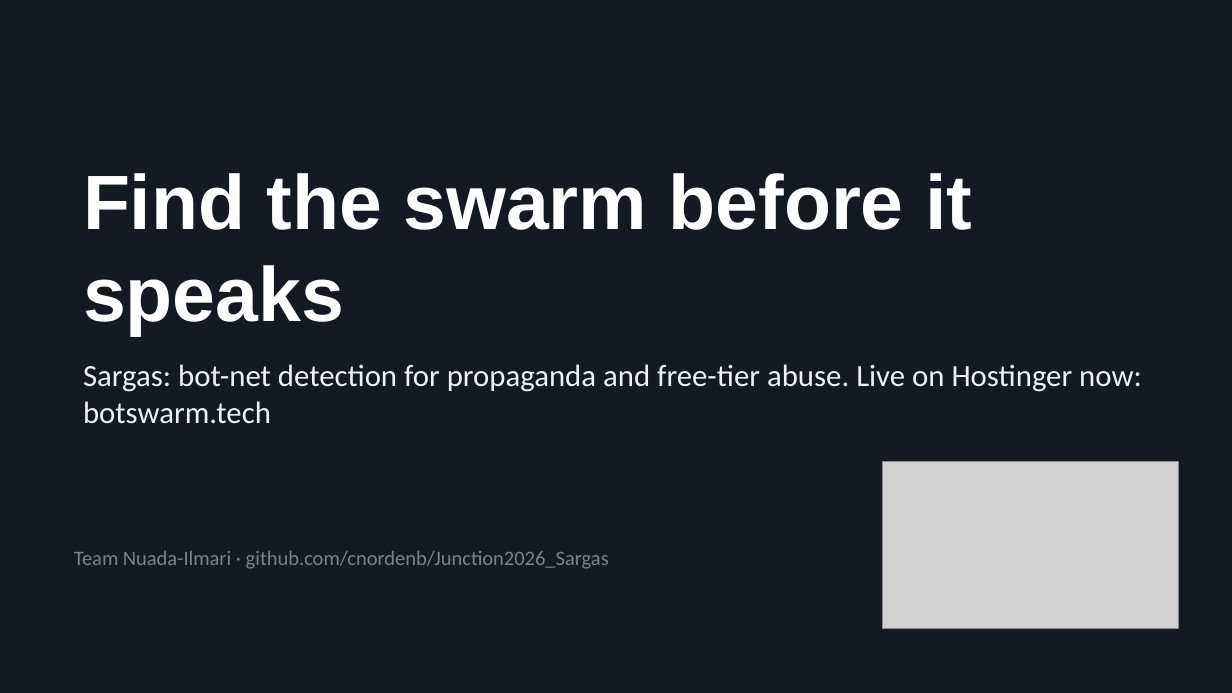
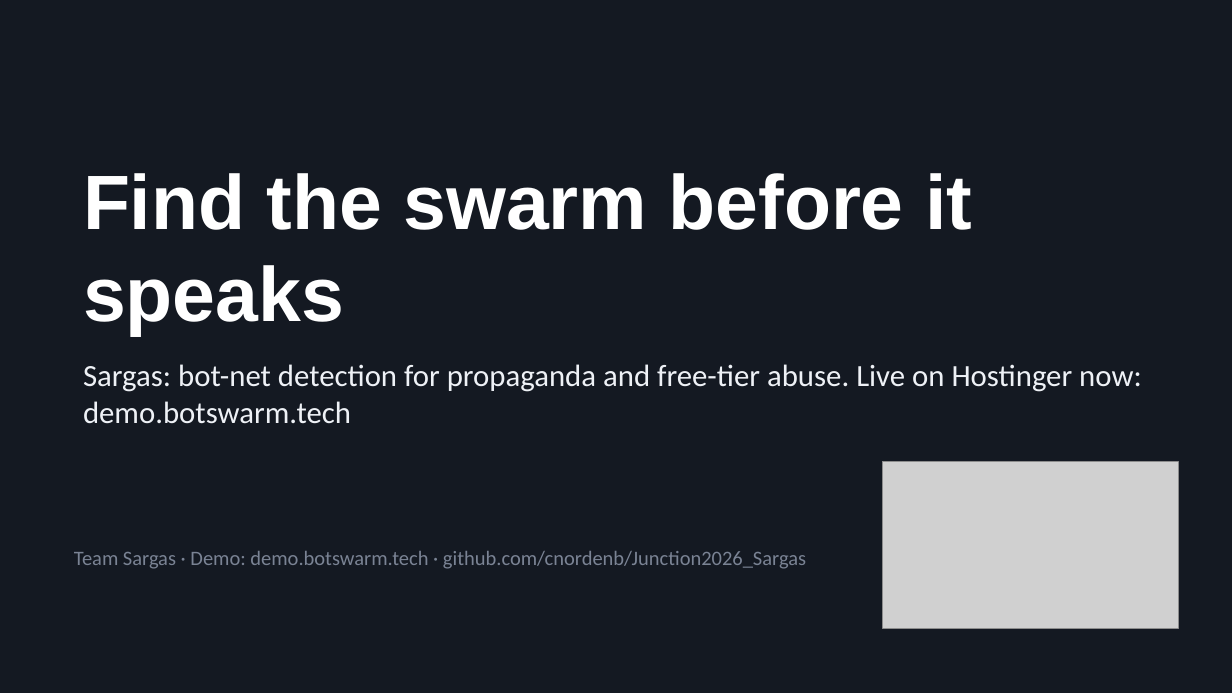
Before and after one commit to cnordenb/Junction2026_Nuada-Ilmari, a slide deck: slide 11 of docs/Sargas.pptx. Drawn at 1232x693 pixels with LibreOffice and Linux fonts; fonts in the diff are those of the drawing; grey boxes stand for pictures. Boxes give left, top, right and bottom in pixels: in the first picture for what was removed or moved away, otherwise in the second. Text is boxed around its words. In the diff, an @@ line names an element or a change of style, - is before the commit and + after.

```diff
--- a/docs/Sargas.pptx
+++ b/docs/Sargas.pptx
@@ text at <box>83,364,1142,424</box>: text changed @@
-Sargas: bot-net detection for propaganda and free-tier abuse. Live on Hostinger now: botswarm.tech
+Sargas: bot-net detection for propaganda and free-tier abuse. Live on Hostinger now: demo.botswarm.tech
@@ text at <box>74,551,806,569</box>: text changed @@
-Team Nuada-Ilmari · github.com/cnordenb/Junction2026_Sargas
+Team Sargas · Demo: demo.botswarm.tech · github.com/cnordenb/Junction2026_Sargas
```
Also in this commit, not shown: 4 other slides changed, 2 other files.
